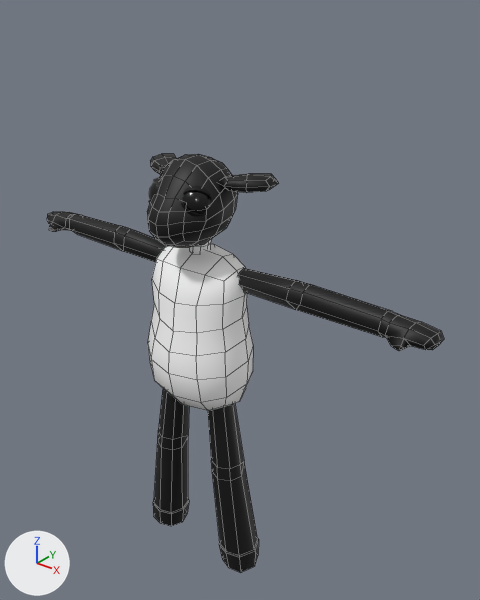
The FBX model Ben Movement/Assets/Animations/Walk.fbx: old version first, new version second.
Camera for both pictures: a 50 mm camera at (1.58, -1.69, 1.56) aimed at (0.09, 0.17, 0.41). Every picture has the same lights, and +X, +Y and +Z are marked at lower left. Mesh edges are drawn as thin lines on the coarser meshes. Where no turn or scale is listed for an object, it has been applied to the vertices.
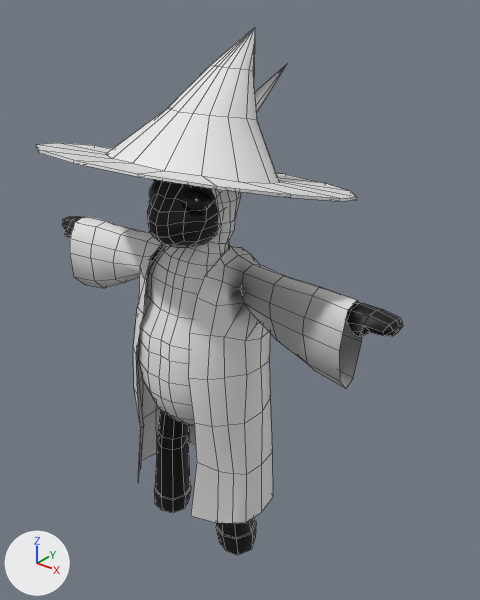
Where the change shows, as pixel boxes [x1, y1, x2, y2] in the pictures (480 x 600 px; the box of a moved part takes in the faces that stretch with it):
'Robes', added
    after: [70, 216, 362, 523]
'Plane', reshaped (14% narrower, 6% shorter)
    before: [47, 212, 444, 573]
    after: [62, 216, 403, 555]
'hat', added
    after: [36, 27, 357, 201]
'Cube', deleted
    before: [148, 244, 253, 411]
'Wool', added
    after: [138, 188, 241, 425]
part 1 of me_plane, moved or reshaped
    before: [238, 268, 444, 351]
    after: [345, 303, 403, 337]
part 2 of me_plane, moved or reshaped
    before: [47, 212, 168, 262]
    after: [62, 216, 166, 261]
part 3 of me_plane, moved or reshaped
    before: [153, 438, 259, 573]
    after: [154, 438, 256, 555]
'Cube.004', unchanged, covered by the edit
    before: [150, 154, 278, 193]

What the commit changed:
me_plane is used by ob_plane; location (0.0, 0.0, 0.0).
me_plane had 216 vertices, 218 faces and spanned x -0.95..0.95, y -0.07..0.12, z -0.77..0.62.
me_plane now has 216 vertices, 218 faces and spans x -0.82..0.82, y -0.07..0.11, z -0.68..0.62.
me_plane part 1: 60 of 216 vertices moved; they spanned x 0.16..0.95, y -0.02..0.12, z 0.52..0.62 and now span x 0.13..0.82, y -0.04..0.11, z 0.52..0.62; mean shift (-0.11, -0.01, 0.01); largest move (0.77, 0.11, 0.56) -> (0.64, 0.08, 0.57).
me_plane part 2: 60 of 216 vertices moved; they spanned x -0.95..-0.16, y -0.02..0.12, z 0.52..0.62 and now span x -0.82..-0.13, y -0.04..0.11, z 0.52..0.62; mean shift (0.11, -0.01, 0.01); largest move (-0.77, 0.11, 0.56) -> (-0.64, 0.08, 0.57).
me_plane part 3: all 54 vertices in x -0.3..0.3, y -0.07..0.1, z -0.77..-0.68 are scaled about their middle by (0.927, 1, 1), then moved by (0.0, 0.0, 0.09).
Mesh me_plane_001 is new.
It has 320 vertices, 318 faces and spans x -0.264..0.264, y -0.217..0.217, z -0.091..1.016.
Mesh me_plane_008 is new.
It has 104 vertices, 104 faces and spans x -0.574..0.574, y -0.6..0.48, z -0.239..0.355.
Mesh me_plane_007 is new.
It has 209 vertices, 182 faces and spans x -0.678..0.678, y -0.229..0.226, z -0.466..0.682.
Object 'Cube' (ob_cube) is deleted.
Object 'Wool' (ob_wool) is new; it shows me_plane_001.
Its location is (0.0, 0.0, 0.0).
Object 'hat' (ob_hat) is new; it shows me_plane_008.
Its location is (0.0, 0.101, 1.046).
Object 'Robes' (ob_robes) is new; it shows me_plane_007.
Its location is (0.0, 0.0, 0.0).
